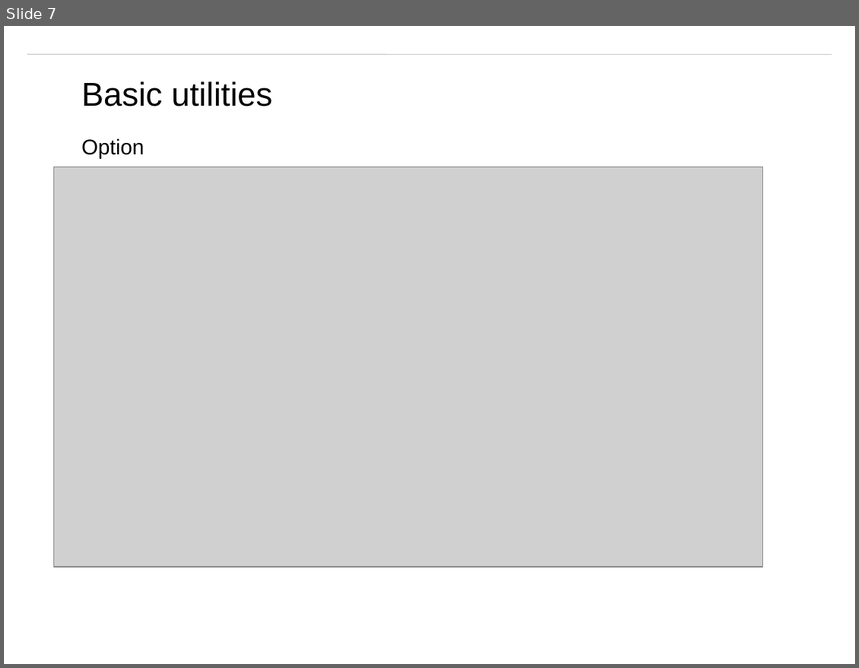
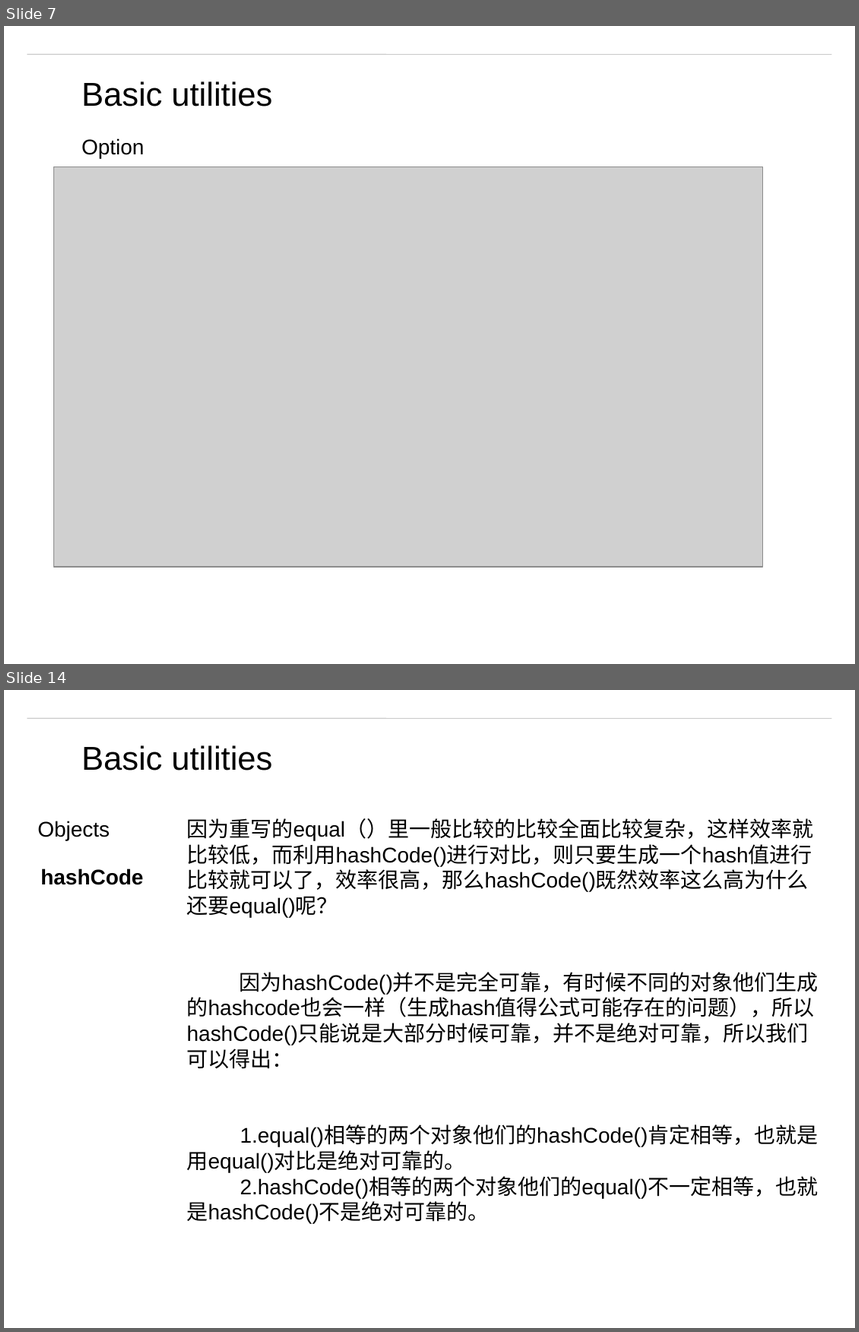
Before and after one commit to matt19870107/Guava, a slide deck: Guava.pptx. Shown one above the other, each under a label of ours: slide 7 before the commit, slides 7 and 14 after it; the slides between them are not shown. The pictures are 859x668 and 859x1332 pixels, drawn with LibreOffice and Linux fonts; fonts in the diff are those of the drawing; grey boxes stand for pictures; background and template pictures are left out. Boxes give left, top, right and bottom in pixels: in the first picture for what was removed or moved away, otherwise in the second. Text is boxed around its words. In the diff, an @@ line names an element or a change of style, - is before the commit and + after.

Commit message:
objects

```diff
--- a/Guava.pptx
+++ b/Guava.pptx
@@ slide 14 added at bbox=[4, 690, 855, 1328], background #FFFFFF; not listed: 1 template element that a slide beside it also shows @@
@@ text added at bbox=[82, 745, 272, 771], 28 pt, text #000000 @@
+Basic utilities
@@ text added at bbox=[37, 821, 110, 840], 18 pt, text #000000 @@
+Objects
@@ text added at bbox=[187, 818, 819, 1224], 18 pt, text #000000 @@
+因为重写的equal（）里一般比较的比较全面比较复杂，这样效率就比较低，而利用hashCode()进行对比，则只要生成一个hash值进行比较就可以了，效率很高，那么hashCode()既然效率这么高为什么还要equal()呢？
+因为hashCode()并不是完全可靠，有时候不同的对象他们生成的hashcode也会一样（生成hash值得公式可能存在的问题），所以hashCode()只能说是大部分时候可靠，并不是绝对可靠，所以我们可以得出：
+1.equal()相等的两个对象他们的hashCode()肯定相等，也就是用equal()对比是绝对可靠的。
+2.hashCode()相等的两个对象他们的equal()不一定相等，也就是hashCode()不是绝对可靠的。
@@ text added at bbox=[40, 869, 143, 885], 18 pt, text #000000, bold @@
+hashCode
```
Also in this commit, not shown: 2 slides changed, 10 other slides added, 1 slide removed, 5 other files.
